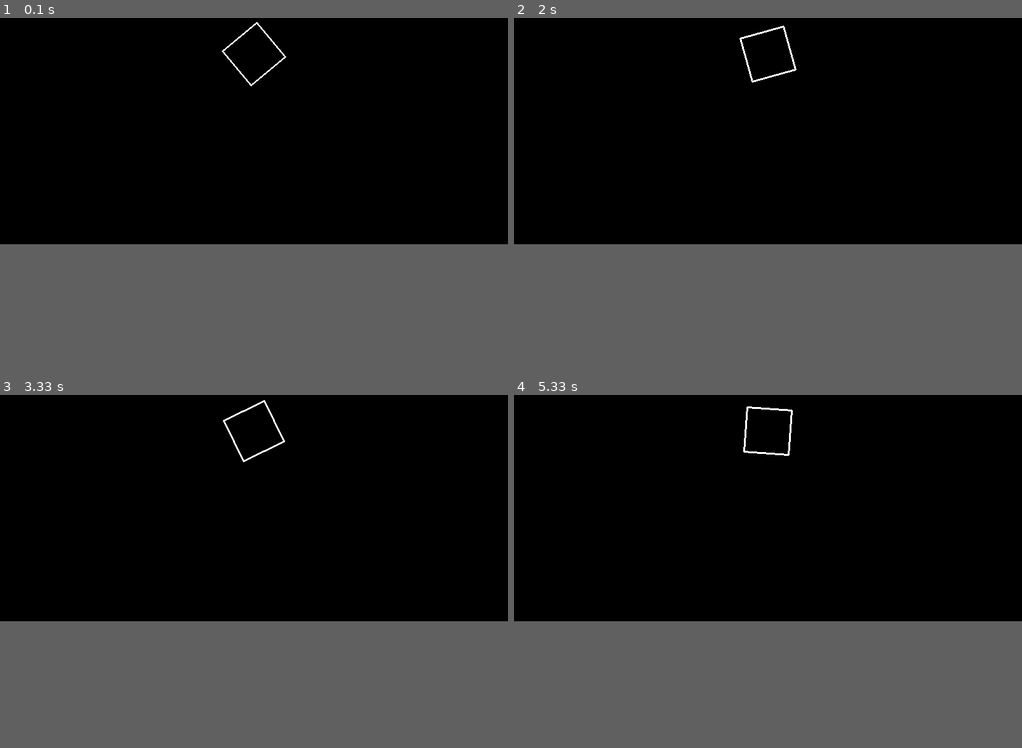
Above: before the commit, frames 1-4 (two rows, left to right).
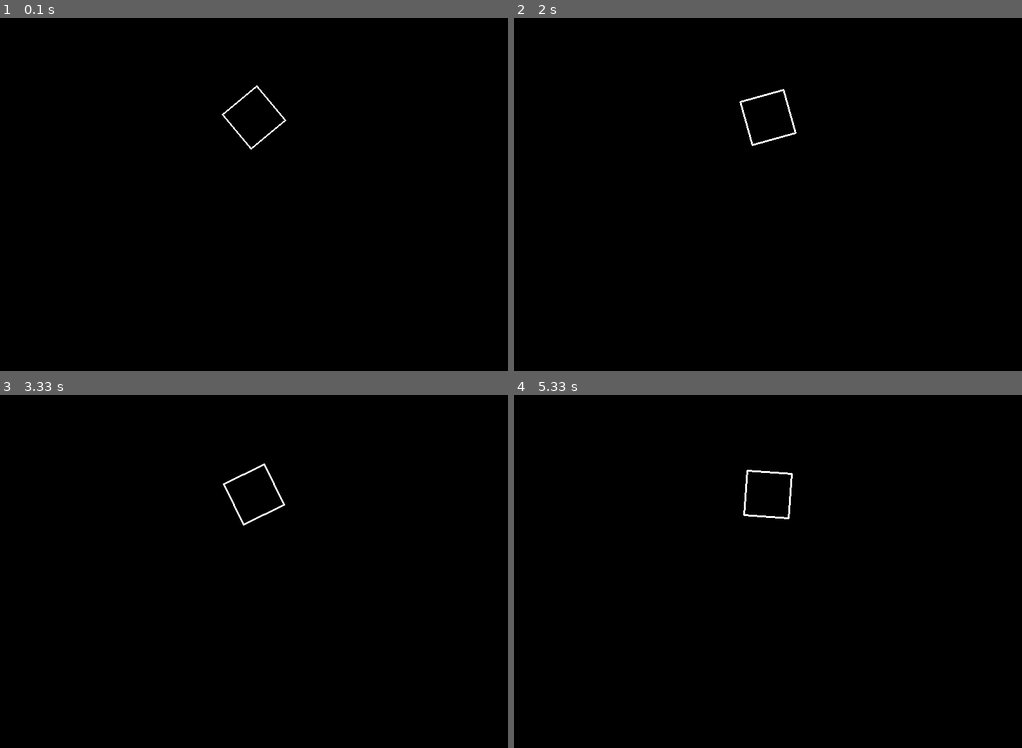
Above: after the commit, the same moments.

Repository: LuizLamim/Computador-qu-ntico
Game: pygame game, started from quadrota.py
Two runs of this game, one before a commit and one after it. Both use one fixed random seed, a clock stepped at 60 frames per second and the inputs below.
Inputs:
- Up to frame 1 (0.1 s): no input
- Up to frame 2 (2 s): no input
- Up to frame 3 (3.33 s): no input
- Up to frame 4 (5.33 s): no input
The window is 800x600 before the commit and 800x800 after it. Grey fills any space a smaller window leaves; there, only what the larger window draws over its background counts as a difference.

The runs differ from the first frame. In frame 1, 0.3% of the frame differs, in the area x 43-57%, y 1-38%; in frame 2, 0.4%; in frame 3, 0.3%; in frame 4, 0.4%, in the area x 45-55%, y 3-36%.

Commit message:
mais um ajuste

Diff:
--- a/quadrota.py
+++ b/quadrota.py
@@ -6,7 +6,7 @@
 pygame.init()
 
 # Configurações da janela
-largura, altura = 800, 600
+largura, altura = 800, 800
 tela = pygame.display.set_mode((largura, altura))
 pygame.display.set_caption("Quadrado Rotacionando")
 
